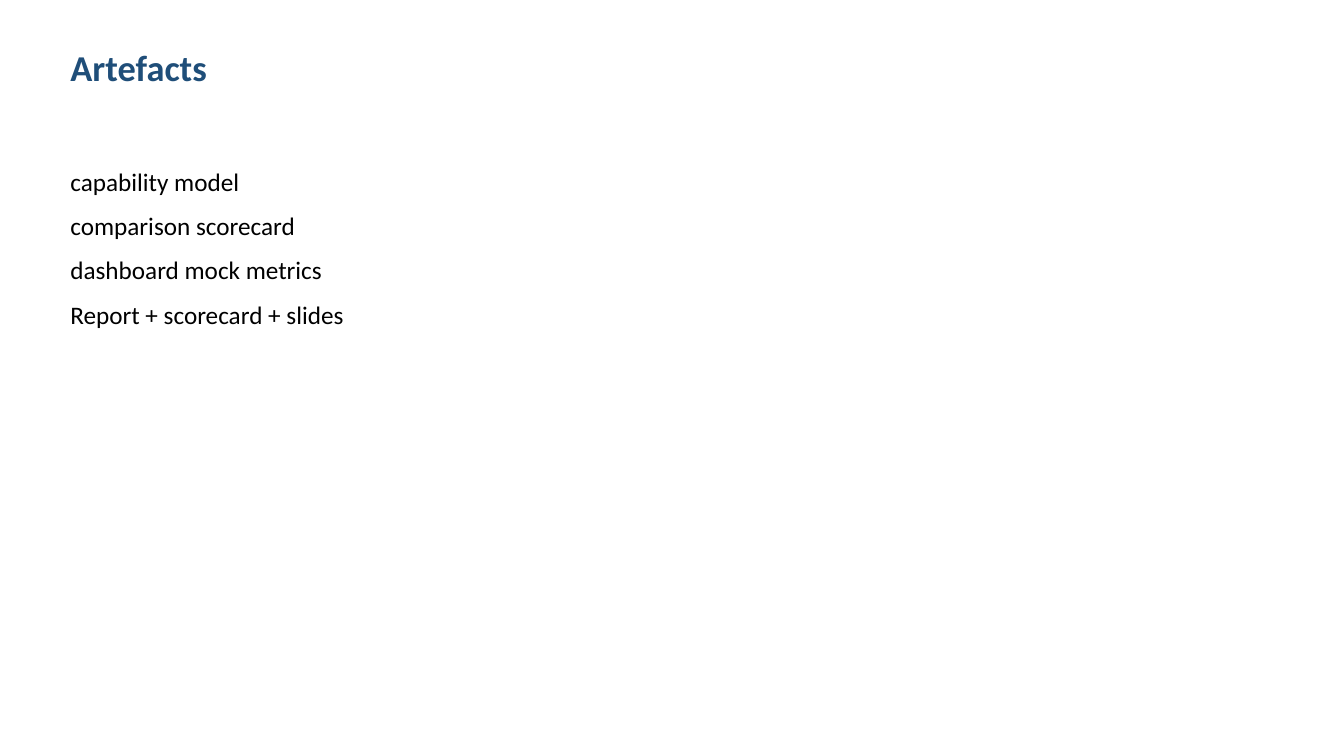
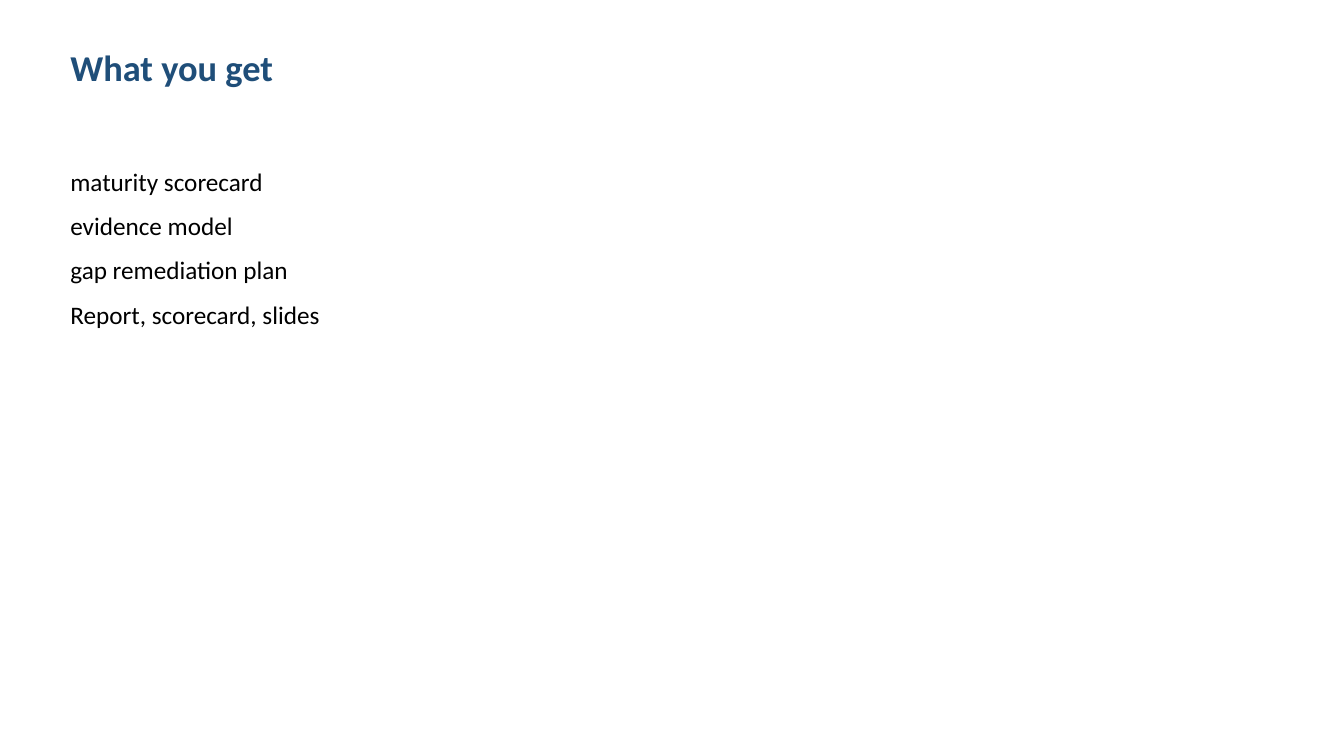
Before and after one commit to shohrabniaz/sme-soc-metrics-dashboards, a slide deck: slide 3 of Final_Submission/02_Presentation.pptx. Drawn at 1344x756 pixels with LibreOffice and Linux fonts; fonts in the diff are those of the drawing. Boxes give left, top, right and bottom in pixels: in the first picture for what was removed or moved away, otherwise in the second. Text is boxed around its words. In the diff, an @@ line names an element or a change of style, - is before the commit and + after.

```diff
--- a/Final_Submission/02_Presentation.pptx
+++ b/Final_Submission/02_Presentation.pptx
@@ text at (70, 55, 273, 87): text changed @@
-Artefacts
+What you get
@@ text at (70, 173, 319, 328): text changed @@
-capability model
-comparison scorecard
-dashboard mock metrics
-Report + scorecard + slides
+maturity scorecard
+evidence model
+gap remediation plan
+Report, scorecard, slides
```
Also in this commit, not shown: 3 other slides changed, 12 other files.
